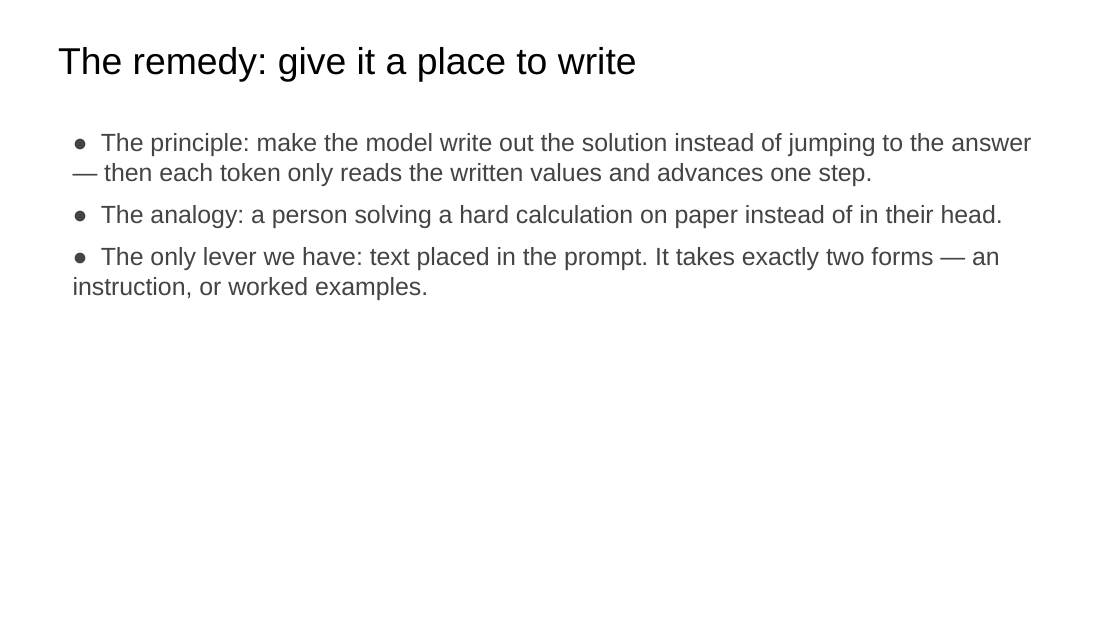
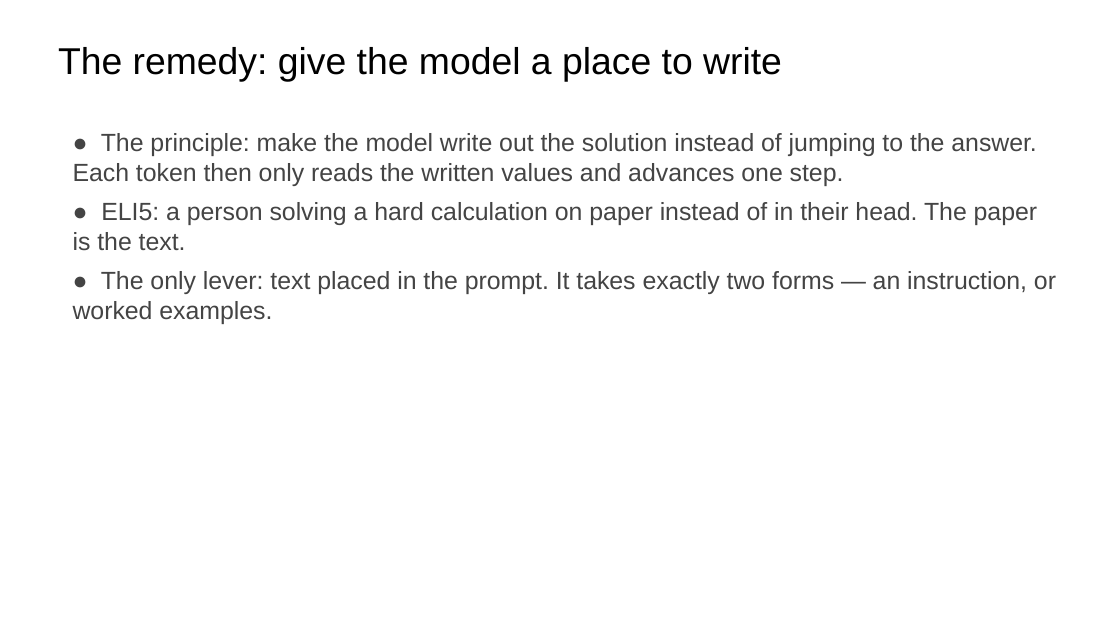
Before and after one commit to ralbu85/stml_2026, a slide deck: slide 14 of lectures/week02/slides-draft-w2.pptx (slide 13 before the commit). Drawn at 1120x630 pixels with LibreOffice and Linux fonts; fonts in the diff are those of the drawing. Boxes give left, top, right and bottom in pixels: in the first picture for what was removed or moved away, otherwise in the second. Text is boxed around its words. In the diff, an @@ line names an element or a change of style, - is before the commit and + after.

```diff
--- a/lectures/week02/slides-draft-w2.pptx
+++ b/lectures/week02/slides-draft-w2.pptx
@@ text at box(58, 47, 782, 81): text changed @@
-The remedy: give it a place to write
+The remedy: give the model a place to write
@@ text at box(73, 133, 1056, 324): text changed @@
-● The principle: make the model write out the solution instead of jumping to the answer — then each token only reads the written values and advances one step.
-● The analogy: a person solving a hard calculation on paper instead of in their head.
-● The only lever we have: text placed in the prompt. It takes exactly two forms — an instruction, or worked examples.
+● The principle: make the model write out the solution instead of jumping to the answer. Each token then only reads the written values and advances one step.
+● ELI5: a person solving a hard calculation on paper instead of in their head. The paper is the text.
+● The only lever: text placed in the prompt. It takes exactly two forms — an instruction, or worked examples.
```
Also in this commit, not shown: 22 other slides changed, 1 slide added, 1 slide removed, 2 other files.
